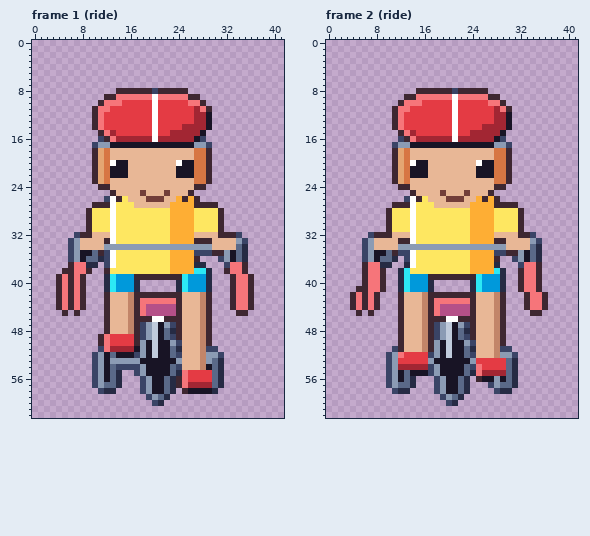
One commit to this pixel-art file: art/depths/kid-on-bike@88.aseprite. The picture above was drawn from the file before the commit.
42x63 pixels, 4 frames. Shown: frame 1 (ride), frame 2 (ride). The commit also changed other frames, which this record leaves out.
After:
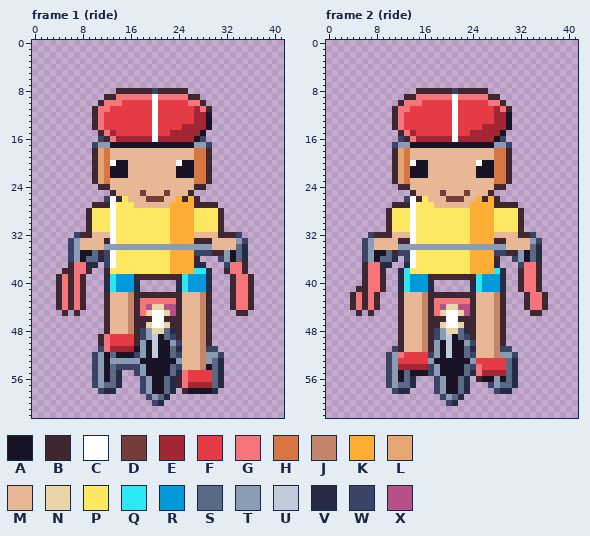
Palette (. is transparent): A #181425  B #3e2731  C #ffffff  D #733e39  E #a22633  F #e43b44  G #f6757a  H #d77643  J #c28569  K #feae34  L #e4a672  M #e8b796  N #ead4aa  P #fee761  Q #2ce8f5  R #0099db  S #5a6988  T #8b9bb4  U #c0cbdc  V #262b44  W #3a4466  X #b55088
Diff:
--- frame 1 (ride)
@@ x 16..25 @@
 43 JBGGGGGGBM
-44 JBGXXXXXBM
-45 JBGXXXXXBM
+44 JBGXNNXXBM
+45 JBGNCCNXBM
 46 JBBBCCBBBM
-47 JBWTUATWBM
-48 JBWTUASVBM
+47 JBBNCCNBBM
+48 JBWTNNSVBM
 49 FBWTUASWBM
--- frame 2 (ride)
@@ x 16..25 @@
 43 JBGGGGGGBM
-44 JBGXXXXXBM
-45 JBGXXXXXBM
+44 JBGXNNXXBM
+45 JBGNCCNXBM
 46 JBBBCCBBBM
-47 JBWTUATWBM
-48 JBWTUASVBM
+47 JBBNCCNBBM
+48 JBWTNNSVBM
 49 JBWTUASWBM
Boxes around the changes in both pictures, in picture pixels (x1, y1, x2, y2):
changed: (140, 304, 176, 334)
changed: (434, 304, 470, 334)
